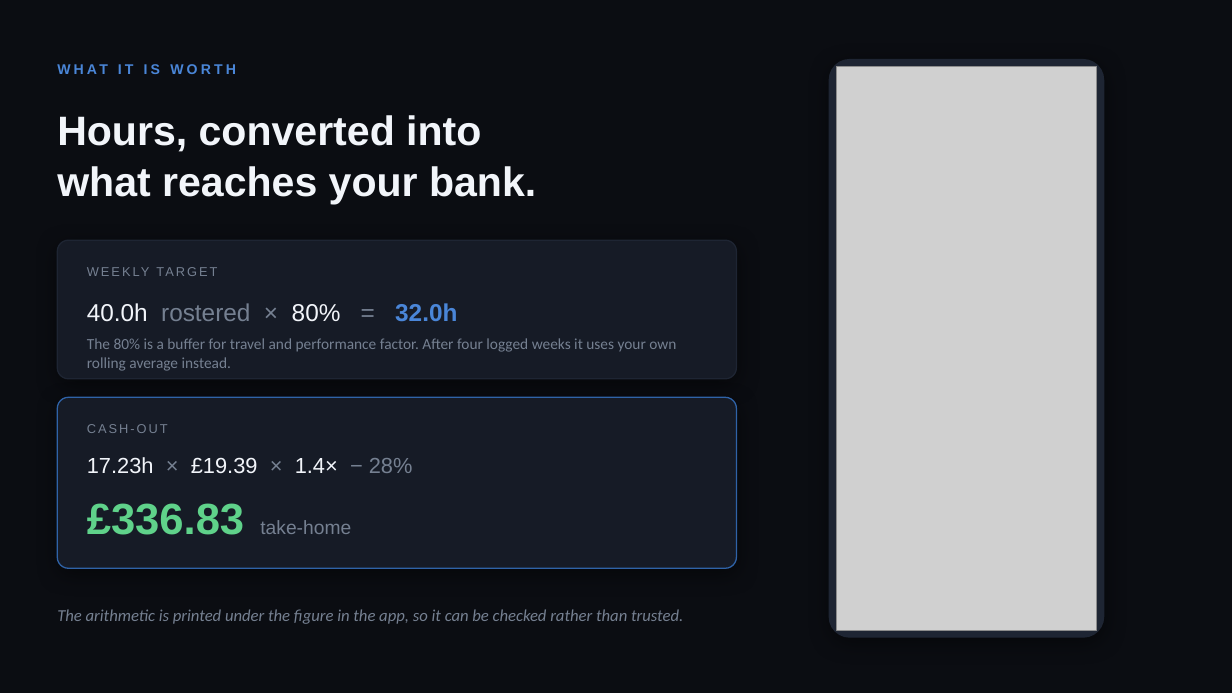
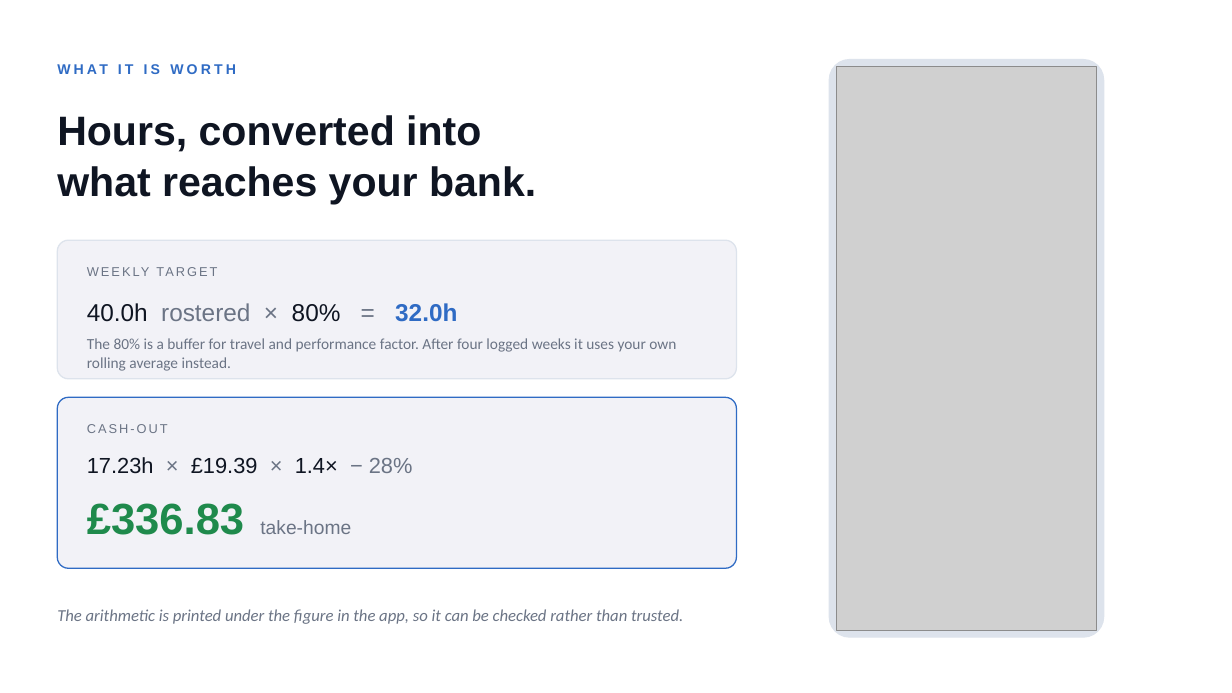
Before and after one commit to belacorg/CTAPTracker, a slide deck: slide 6 of docs/presentation/CTAP-Tracker.pptx. Drawn at 1232x693 pixels with LibreOffice and Linux fonts; fonts in the diff are those of the drawing; grey boxes stand for pictures. Boxes give left, top, right and bottom in pixels: in the first picture for what was removed or moved away, otherwise in the second. Text is boxed around its words. In the diff, an @@ line names an element or a change of style, - is before the commit and + after.

```diff
--- a/docs/presentation/CTAP-Tracker.pptx
+++ b/docs/presentation/CTAP-Tracker.pptx
@@ background #0B0D12 to #FFFFFF @@
@@ text "WHAT IT IS WORTH" at box(57, 57, 741, 81): text colour #4A86D8 to #2F6BC4 @@
@@ text "Hours, converted into" at box(57, 115, 536, 204): text colour #F2F5FA to #0F1522 @@
@@ rounded rectangle at box(829, 60, 1104, 638): fill #1E2533 to #DDE3EC; outline #1E2533 1 pt to #DDE3EC 1 pt; shadow off @@
@@ rounded rectangle at box(57, 240, 737, 379): fill #161B26 to #F2F2F7; outline #1E2533 1 pt to #DDE3EC 1 pt; shadow off @@
@@ text "40.0h rostered × 80% = ..." at box(87, 303, 457, 322): text colour #F2F5FA to #0F1522 in "40.0h 80%"; text colour #758091 to #6B7485 in "rostered × ="; text colour #4A86D8 to #2F6BC4 in "32.0h" @@
@@ rounded rectangle at box(57, 397, 737, 568): fill #161B26 to #F2F2F7; outline #2F63A8 1 pt to #2F6BC4 1 pt; shadow off @@
@@ text "17.23h × £19.39 × 1.4× ..." at box(87, 457, 413, 474): text colour #F2F5FA to #0F1522 in "17.23h £19.39 1.4×"; text colour #758091 to #6B7485 in "× × − 28%" @@
@@ text "£336.83 take-home" at box(87, 503, 351, 535): text colour #5FD28A to #1F8A4C in "£336.83"; text colour #758091 to #6B7485 in "take-home" @@
@@ text colour #758091 to #6B7485 in 4 elements at box(87, 261, 706, 283), box(87, 338, 676, 371), box(87, 424, 168, 433), box(57, 609, 683, 624) @@
```
Also in this commit, not shown: 10 other slides changed.
